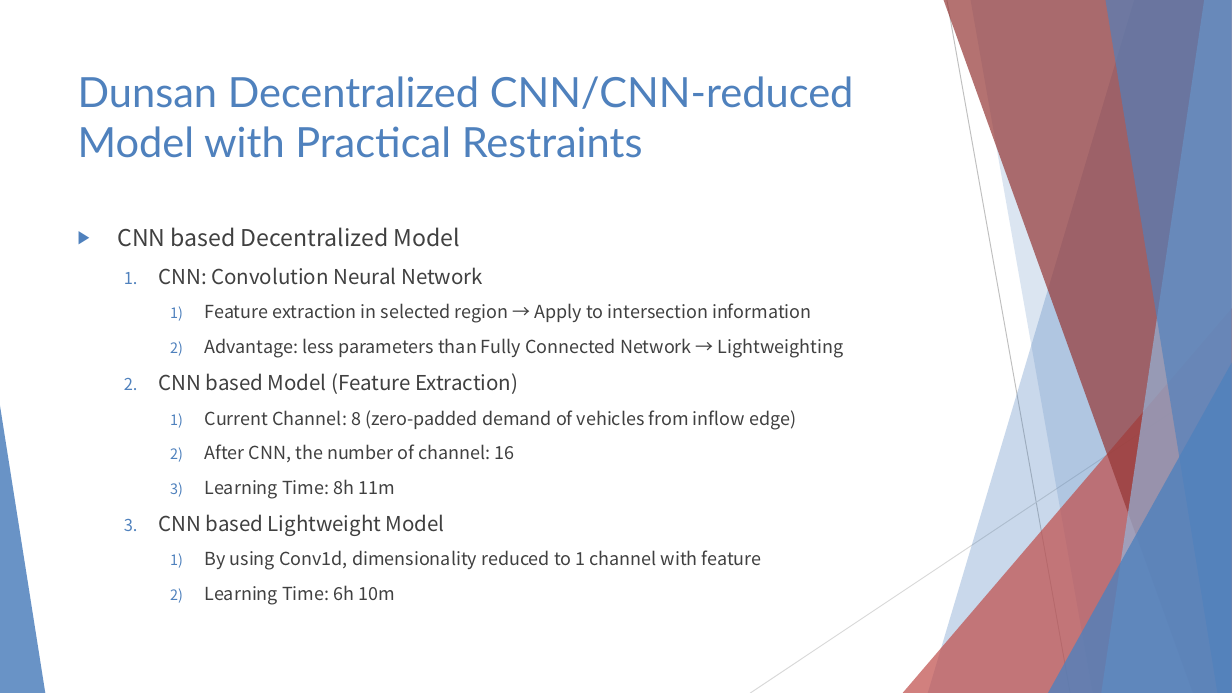
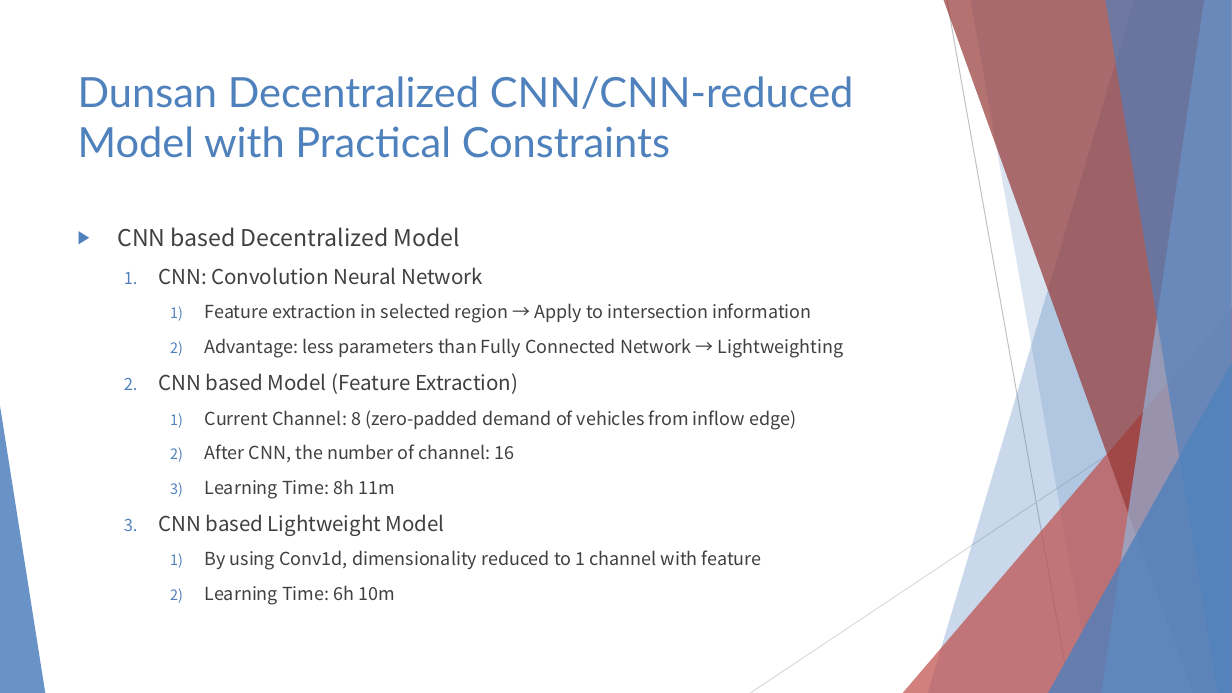
Before and after one commit to 3neutronstar/rl-constraints-traffic, a slide deck: slide 11 of Traffic Optimization Final Speech.pptx. Drawn at 1232x693 pixels with LibreOffice and Linux fonts; fonts in the diff are those of the drawing. Boxes give left, top, right and bottom in pixels: in the first picture for what was removed or moved away, otherwise in the second. Text is boxed around its words. In the diff, an @@ line names an element or a change of style, - is before the commit and + after.

```diff
--- a/Traffic Optimization Final Speech.pptx
+++ b/Traffic Optimization Final Speech.pptx
@@ title at (78,76,854,158): text changed @@
-Dunsan Decentralized CNN/CNN-reduced Model with Practical Restraints
+Dunsan Decentralized CNN/CNN-reduced Model with Practical Constraints
```
Also in this commit, not shown: 11 other slides changed, 3 slides added, 3 other files.
